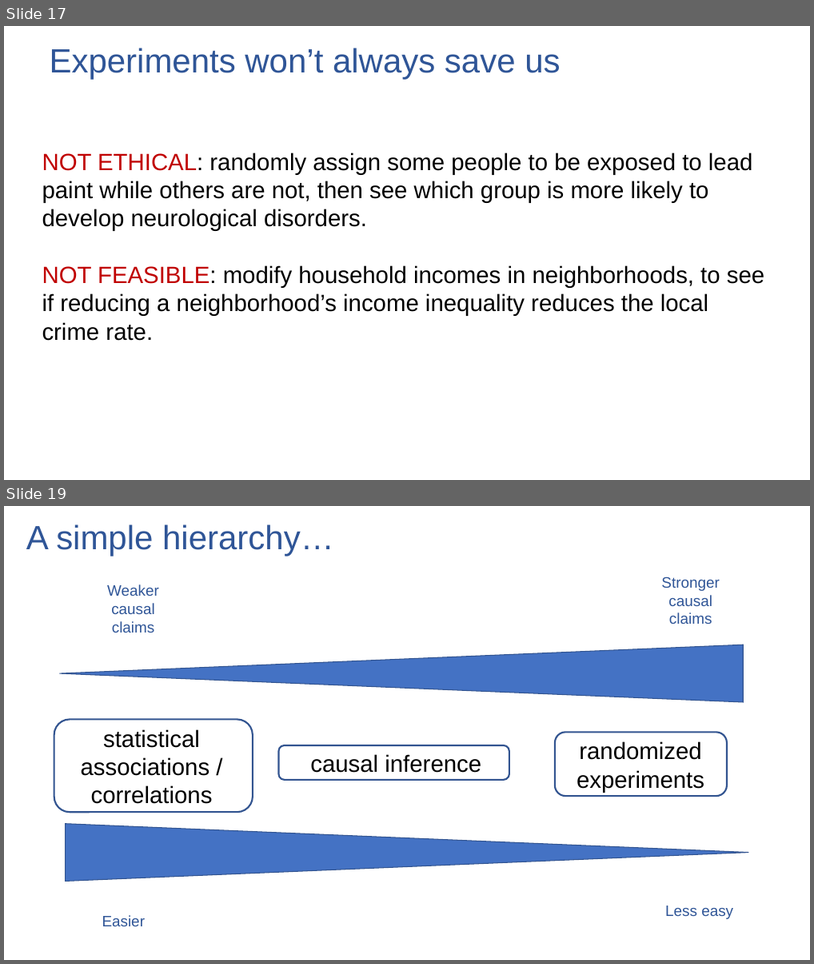
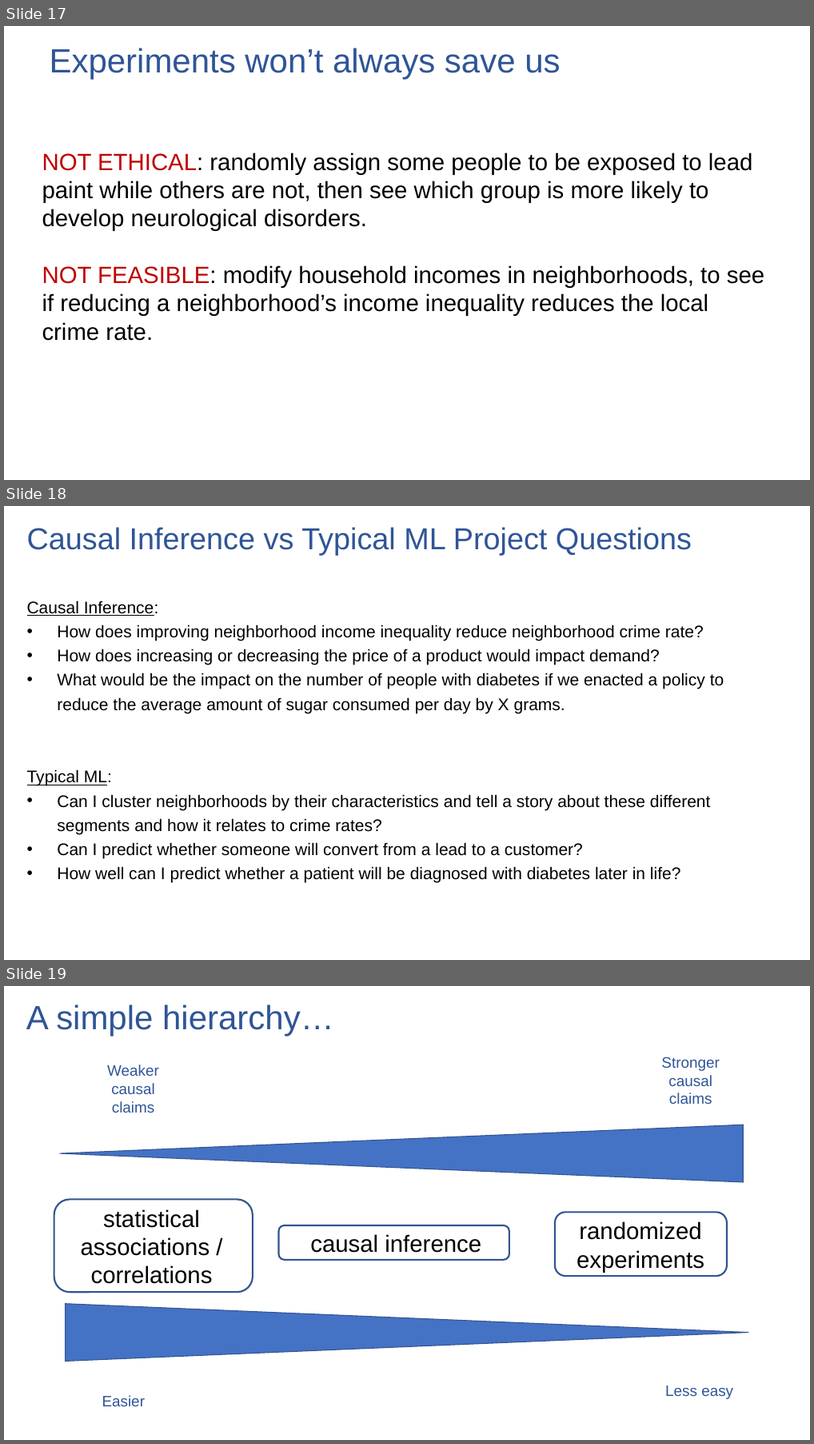
Before and after one commit to ronikobrosly/scipy_2022_causal_inference_tutorial, a slide deck: slides/tutorial_slides.pptx. Shown one above the other, each under a label of ours: slides 17 and 19 before the commit, slides 17, 18 and 19 after it; the slides between them are not shown. The pictures are 814x964 and 814x1444 pixels, drawn with LibreOffice and Linux fonts; fonts in the diff are those of the drawing. Boxes give left, top, right and bottom in pixels: in the first picture for what was removed or moved away, otherwise in the second. Text is boxed around its words. In the diff, an @@ line names an element or a change of style, - is before the commit and + after.

```diff
--- a/slides/tutorial_slides.pptx
+++ b/slides/tutorial_slides.pptx
@@ slide 18 added at (4, 506, 810, 960), background #FFFFFF @@
@@ title added at (27, 527, 692, 555), 36 pt, text #2F5597 @@
+Causal Inference vs Typical ML Project Questions
@@ text added at (27, 600, 725, 883), 20 pt, text #000000 @@
+Causal Inference:
+• How does improving neighborhood income inequality reduce neighborhood crime rate?
+• How does increasing or decreasing the price of a product would impact demand?
+• What would be the impact on the number of people with diabetes if we enacted a policy to reduce the average amount of sugar consumed per day by X grams.
+Typical ML:
+• Can I cluster neighborhoods by their characteristics and tell a story about these different segments and how it relates to crime rates?
+• Can I predict whether someone will convert from a lead to a customer?
+• How well can I predict whether a patient will be diagnosed with diabetes later in life?
```
Also in this commit, not shown: 9 slides changed, 15 other slides added, 3 slides removed, 1 other file.
